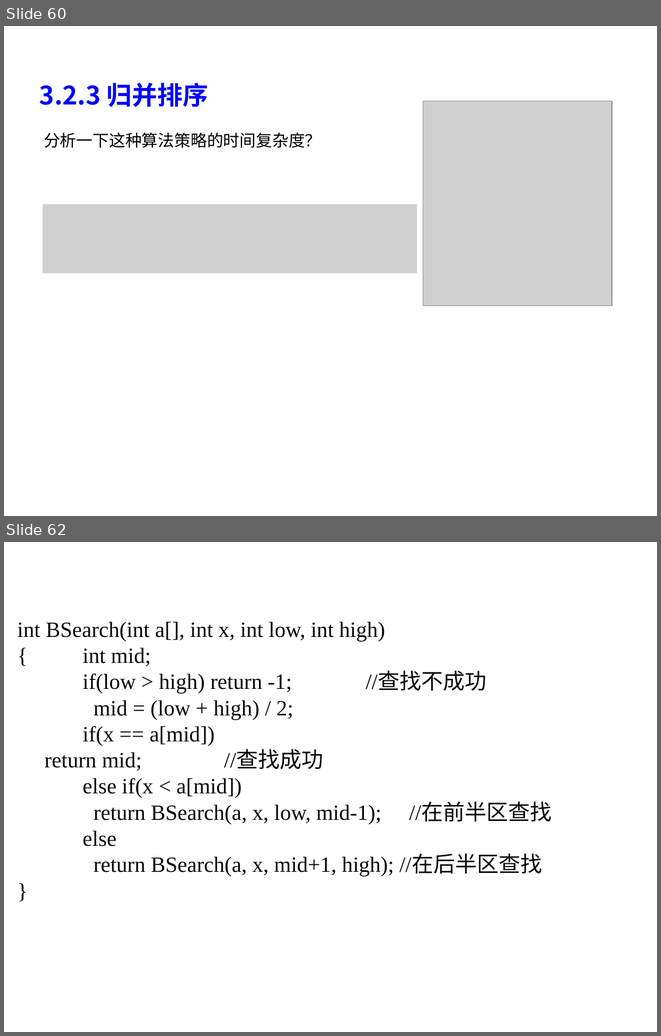
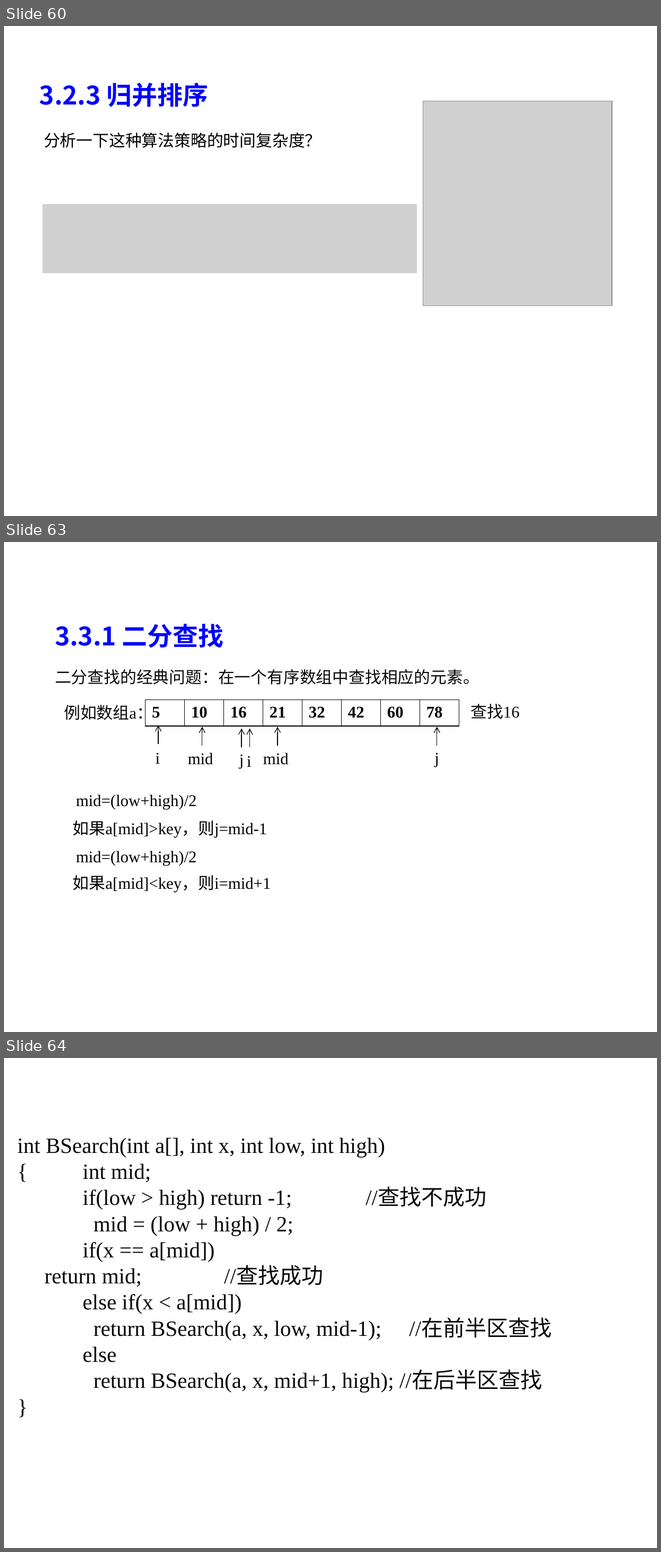
Before and after one commit to liutongling/DP, a slide deck: file/第3章 分治法计.pptx. Shown one above the other, each under a label of ours: slides 60 and 62 before the commit, slides 60, 63 and 64 after it; the slides between them are not shown. The pictures are 661x1036 and 661x1552 pixels, drawn with LibreOffice and Linux fonts; fonts in the diff are those of the drawing; grey boxes stand for pictures; background and template pictures are left out. Boxes give left, top, right and bottom in pixels: in the first picture for what was removed or moved away, otherwise in the second. Text is boxed around its words. In the diff, an @@ line names an element or a change of style, - is before the commit and + after.

```diff
--- a/file/第3章 分治法计.pptx
+++ b/file/第3章 分治法计.pptx
@@ slide 63 added at (x1=4, y1=542, x2=657, y2=1032), background #FFFFFF @@
@@ text added at (x1=55, y1=624, x2=223, y2=648), 28 pt, text #0000FF, bold @@
+3.3.1 二分查找
@@ text added at (x1=55, y1=669, x2=479, y2=685), 18 pt, text #080808 @@
+二分查找的经典问题：在一个有序数组中查找相应的元素。
@@ table added at (x1=146, y1=700, x2=459, y2=726), 1 rows, 8 columns @@
+5 | 10 | 16 | 21 | 32 | 42 | 60 | 78
@@ text added at (x1=64, y1=702, x2=153, y2=723), 18 pt, text #080808 @@
+例如数组a：
@@ text added at (x1=470, y1=704, x2=519, y2=719), 18 pt, text #080808 @@
+查找16
@@ arrow added from (158, 744) to (158, 725), #000000 0.75 pt @@
@@ arrow added from (202, 746) to (202, 727), #000000 0.75 pt @@
@@ arrow added from (241, 747) to (241, 728), #000000 0.75 pt @@
@@ arrow added from (249, 747) to (249, 728), #000000 0.75 pt @@
@@ arrow added from (277, 746) to (277, 727), #000000 0.75 pt @@
@@ arrow added from (437, 746) to (437, 727), #000000 0.75 pt @@
@@ text added at (x1=156, y1=752, x2=160, y2=764), 18 pt, text #000000 @@
+i
@@ text added at (x1=188, y1=752, x2=213, y2=765), 18 pt, text #000000 @@
+mid
@@ text added at (x1=239, y1=754, x2=244, y2=768), 18 pt, text #000000 @@
+j
@@ text added at (x1=247, y1=756, x2=252, y2=767), 18 pt, text #000000 @@
+i
@@ text added at (x1=263, y1=752, x2=289, y2=765), 18 pt, text #000000 @@
+mid
@@ text added at (x1=434, y1=752, x2=439, y2=767), 18 pt, text #000000 @@
+j
@@ text added at (x1=76, y1=794, x2=197, y2=809), 18 pt, text #000000 @@
+mid=(low+high)/2
@@ text added at (x1=73, y1=820, x2=267, y2=838), 18 pt, text #000000 @@
+如果a[mid]>key，则j=mid-1
@@ text added at (x1=76, y1=850, x2=197, y2=865), 18 pt, text #000000 @@
+mid=(low+high)/2
@@ text added at (x1=73, y1=875, x2=271, y2=892), 18 pt, text #000000 @@
+如果a[mid]<key，则i=mid+1
@@ what was slide 62 is now slide 64 @@
```
Also in this commit, not shown: 1 slide changed, 10 other slides added, 3 other files.
